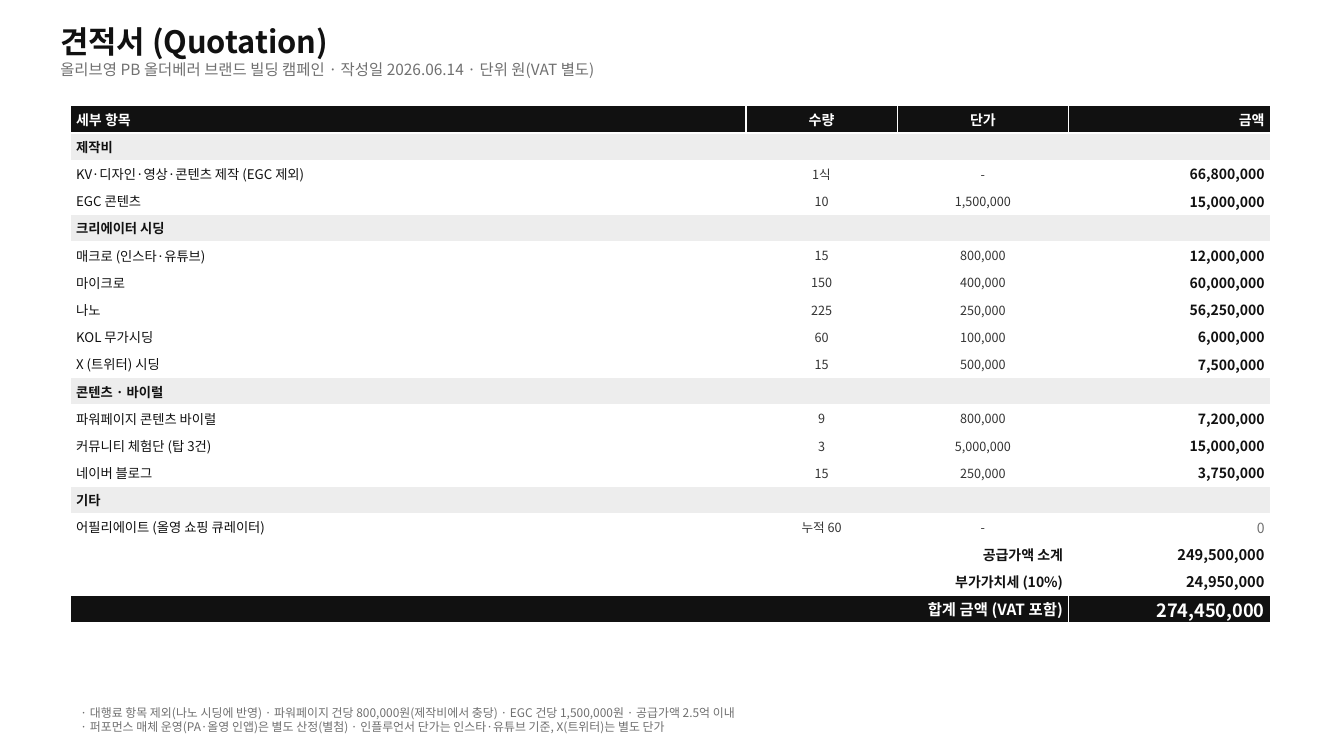
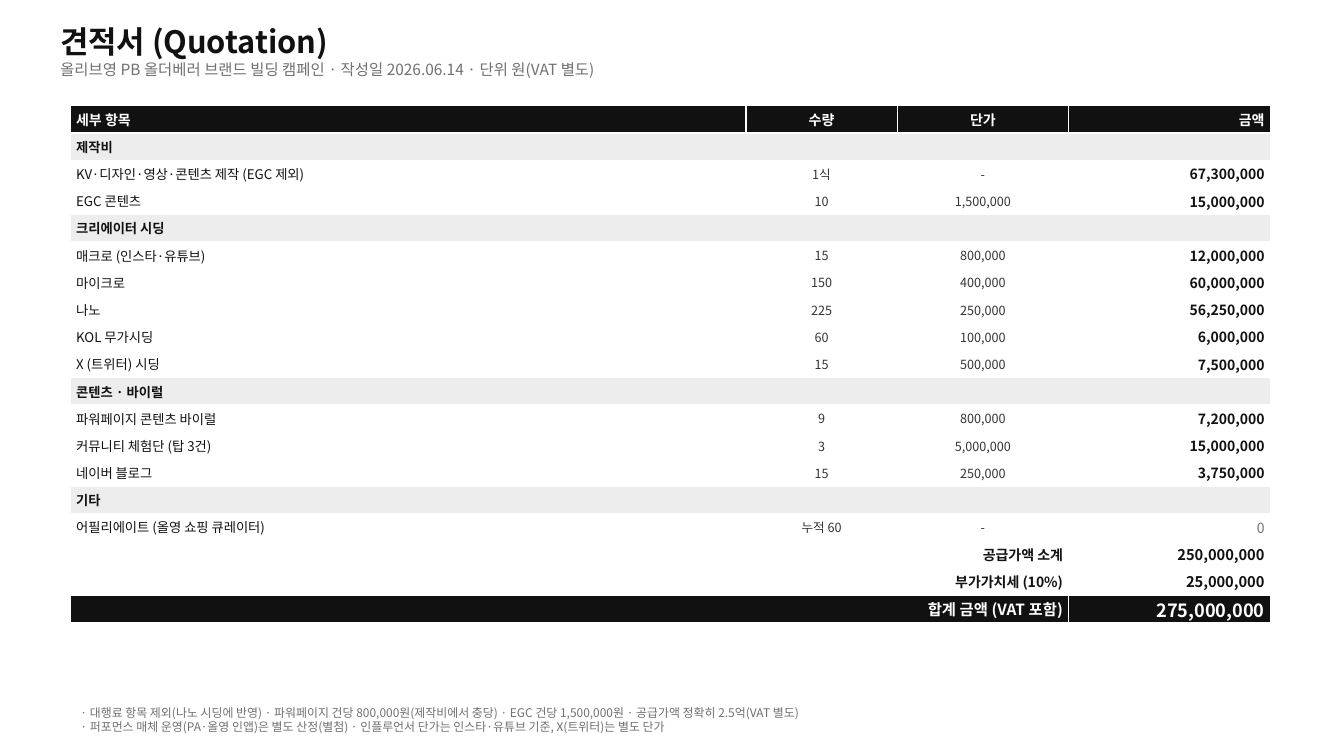
Before and after one commit to bat-han-26/oy_all-the-better_proposal, a slide deck: slide 2 of proposal/올더베러_액션플랜_견적서_편집용.pptx. Drawn at 1344x756 pixels with LibreOffice and Linux fonts; fonts in the diff are those of the drawing. Boxes give left, top, right and bottom in pixels: in the first picture for what was removed or moved away, otherwise in the second. Text is boxed around its words. In the diff, an @@ line names an element or a change of style, - is before the commit and + after.

Commit message:
예산 정확히 2.5억 정합(제작비 67.3M), 3·4분기 월별 액션 장표 6장+개요 PPT 생성

```diff
--- a/proposal/올더베러_액션플랜_견적서_편집용.pptx
+++ b/proposal/올더베러_액션플랜_견적서_편집용.pptx
@@ table at bbox=[71, 106, 1270, 625] @@
-row 3, column 4: 66,800,000
+row 3, column 4: 67,300,000
-row 17, column 4: 249,500,000
+row 17, column 4: 250,000,000
-row 18, column 4: 24,950,000
+row 18, column 4: 25,000,000
-row 19, column 4: 274,450,000
+row 19, column 4: 275,000,000
@@ text at bbox=[90, 707, 799, 719]: text changed @@
-· 대행료 항목 제외(나노 시딩에 반영) · 파워페이지 건당 800,000원(제작비에서 충당) · EGC 건당 1,500,000원 · 공급가액 2.5억 이내
+· 대행료 항목 제외(나노 시딩에 반영) · 파워페이지 건당 800,000원(제작비에서 충당) · EGC 건당 1,500,000원 · 공급가액 정확히 2.5억(VAT 별도)
```
Also in this commit, not shown: 3 other files.
